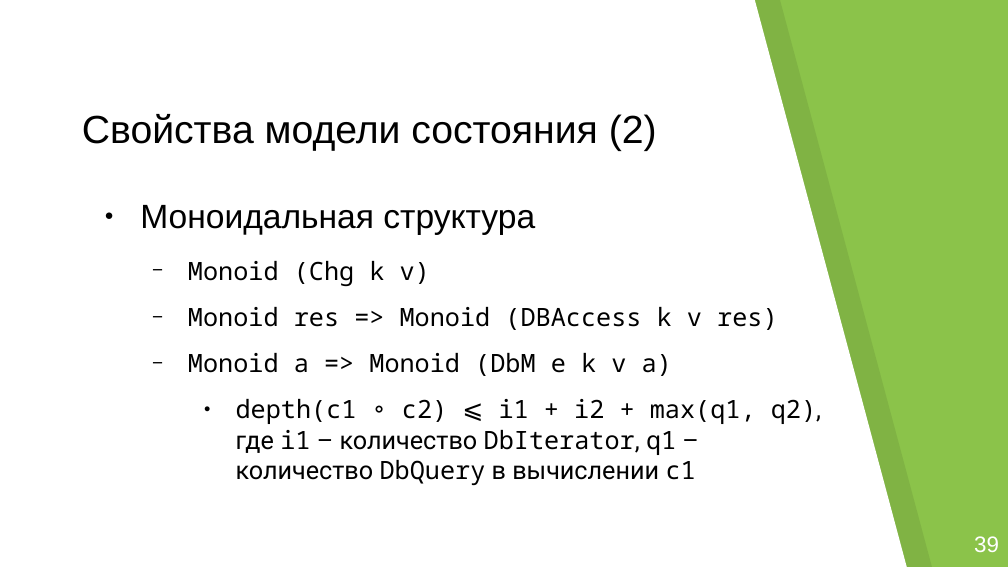
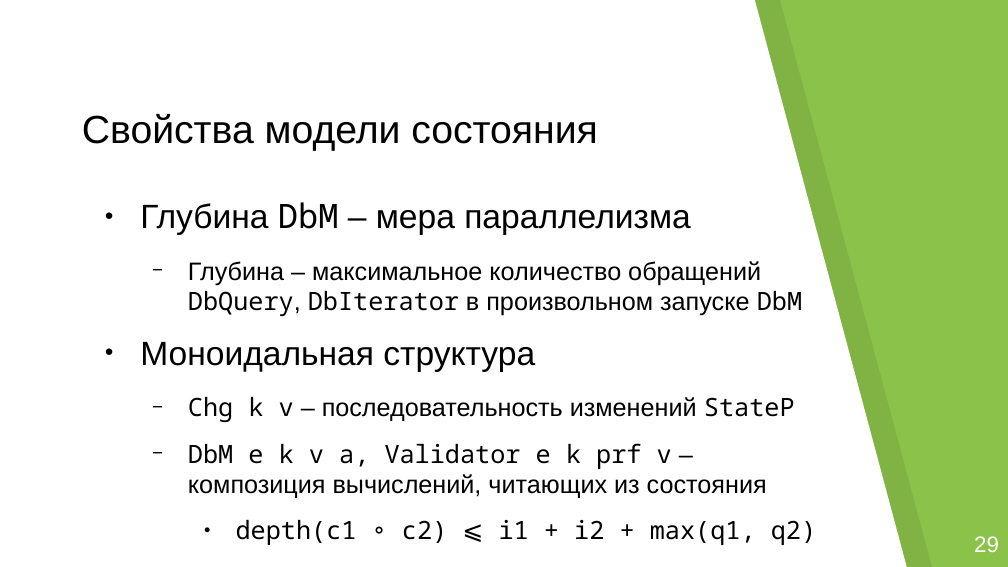
Before and after one commit to georgeee/itmo-master-thesis, a slide deck: slide 8 of presentation.odp (slide 11 before the commit). Drawn at 1008x567 pixels with LibreOffice and Linux fonts; fonts in the diff are those of the drawing; background and template pictures are left out. Boxes give left, top, right and bottom in pixels: in the first picture for what was removed or moved away, otherwise in the second. Text is boxed around its words. In the diff, an @@ line names an element or a change of style, - is before the commit and + after.

```diff
--- a/presentation.odp
+++ b/presentation.odp
@@ title at (82, 114, 598, 151): text changed @@
-Свойства модели состояния (2)
+Свойства модели состояния
@@ text at (140, 202, 802, 316): paragraphs added @@
+● Глубина DbM – мера параллелизма
+  − Глубина – максимальное количество обращений DbQuery, DbIterator в произвольном запуске DbM
@@ text at (188, 397, 816, 545): text changed; font Noto Sans Mono to Arial @@
-  − Monoid (Chg k v)
-  − Monoid res => Monoid (DBAccess k v res)
-  − Monoid a => Monoid (DbM e k v a)
-    ● depth(c1 ∘ c2) ⩽ i1 + i2 + max(q1, q2), где i1 – количество DbIterator, q1 – количество DbQuery в вычислении c1
+  − Chg k v – последовательность изменений StateP
+  − DbM e k v a, Validator e k prf v – композиция вычислений, читающих из состояния
+    ● depth(c1 ∘ c2) ⩽ i1 + i2 + max(q1, q2)
@@ page number at (831, 520, 980, 567): text changed @@
-11 /
+8 /
@@ text at (974, 536, 999, 552): text changed @@
-39
+29
```
Also in this commit, not shown: 22 other slides changed, 2 slides added, 12 slides removed.
